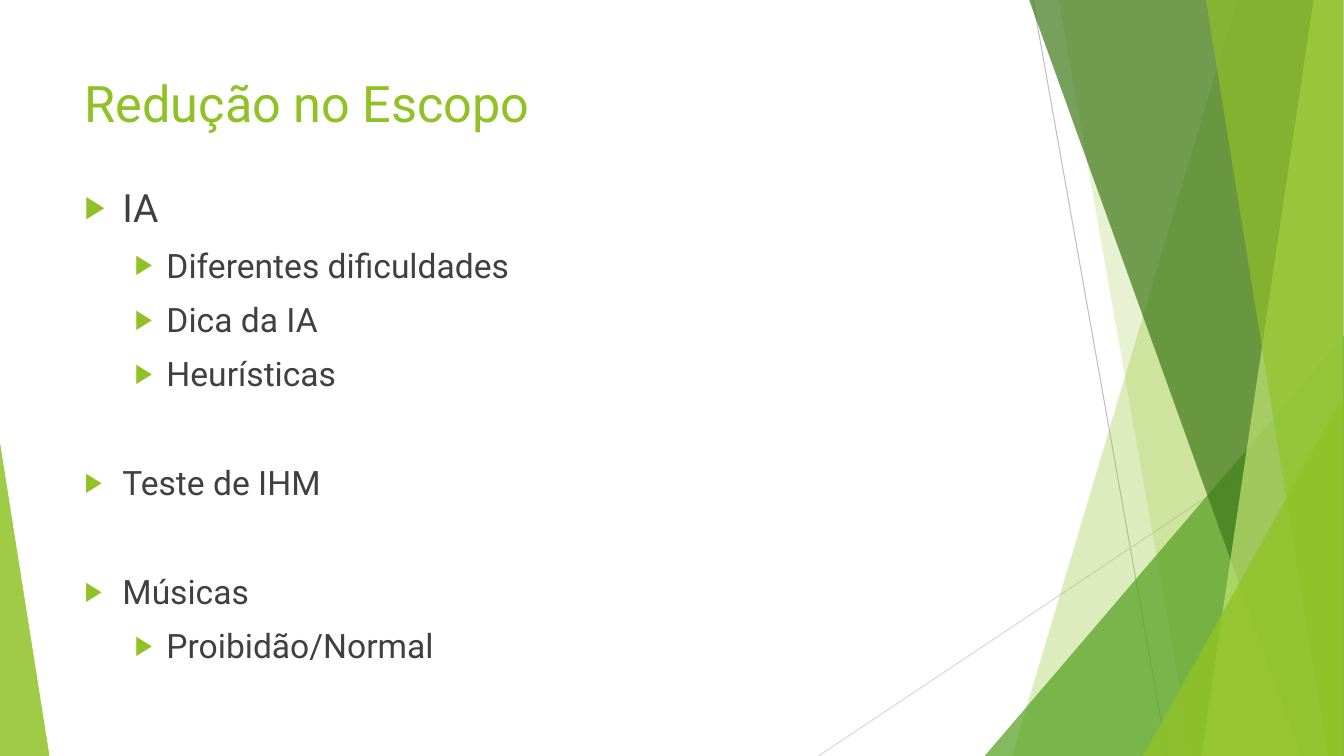
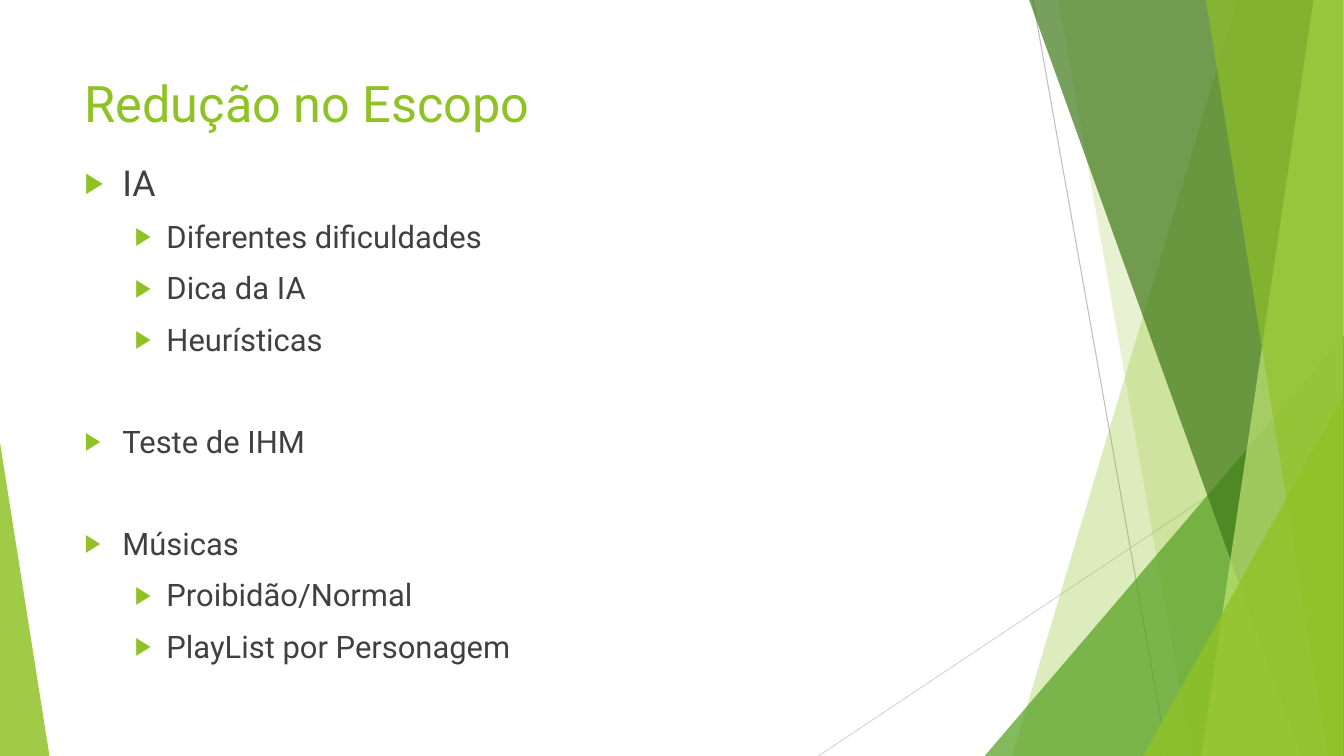
Before and after one commit to matheuscorrea/BatalhaDoPassinho, a slide deck: slide 5 of Documentação/3º Seminário/3º Seminário.ppt. Drawn at 1344x756 pixels with LibreOffice and Linux fonts; fonts in the diff are those of the drawing. Boxes give left, top, right and bottom in pixels: in the first picture for what was removed or moved away, otherwise in the second. Text is boxed around its words. In the diff, an @@ line names an element or a change of style, - is before the commit and + after.

```diff
--- a/Documentação/3º Seminário/3º Seminário.ppt
+++ b/Documentação/3º Seminário/3º Seminário.ppt
@@ text "IA": place and size @@
-text "IA" at bbox=[122, 194, 509, 660]
+text "IA" at bbox=[122, 170, 510, 665]
@@ text at bbox=[122, 170, 482, 608]: size 27.8 to 25.5 pt in "IA"; size 24.1 to 22.1 pt in "Diferentes dificuldades", "Dica da IA", "Heurísticas", "Teste de IHM" and 2 more places @@
@@ text at bbox=[166, 634, 510, 665]: paragraph added @@
+  ▶ PlayList por Personagem
```
Also in this commit, not shown: 2 other slides changed.
